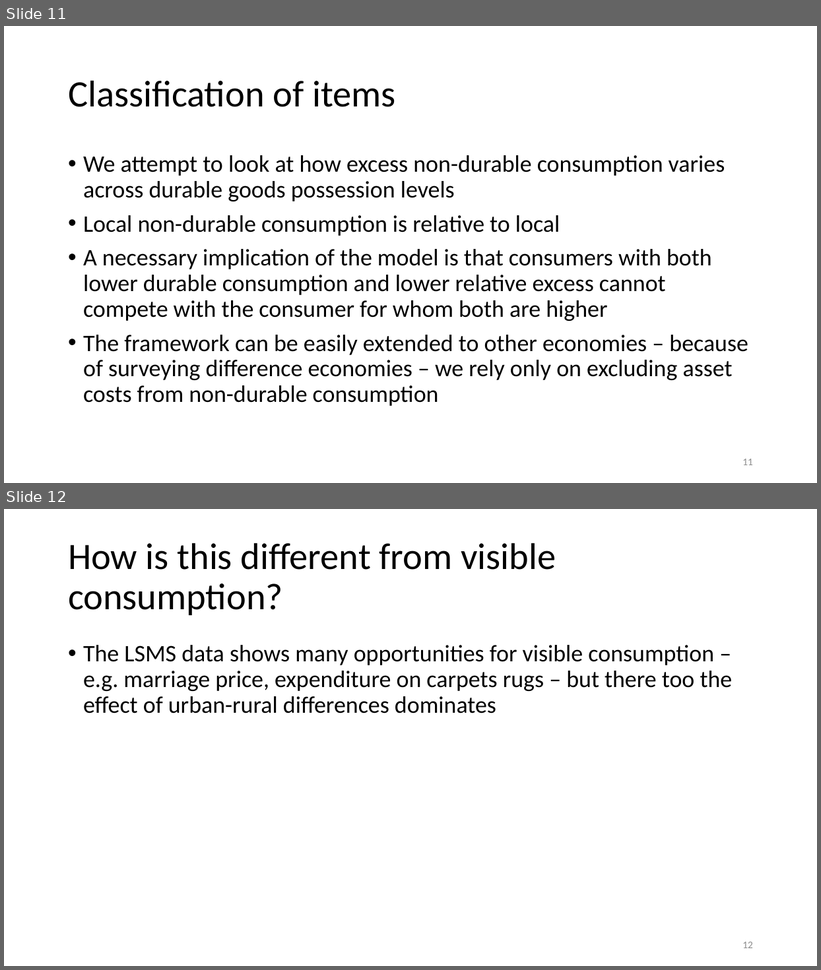
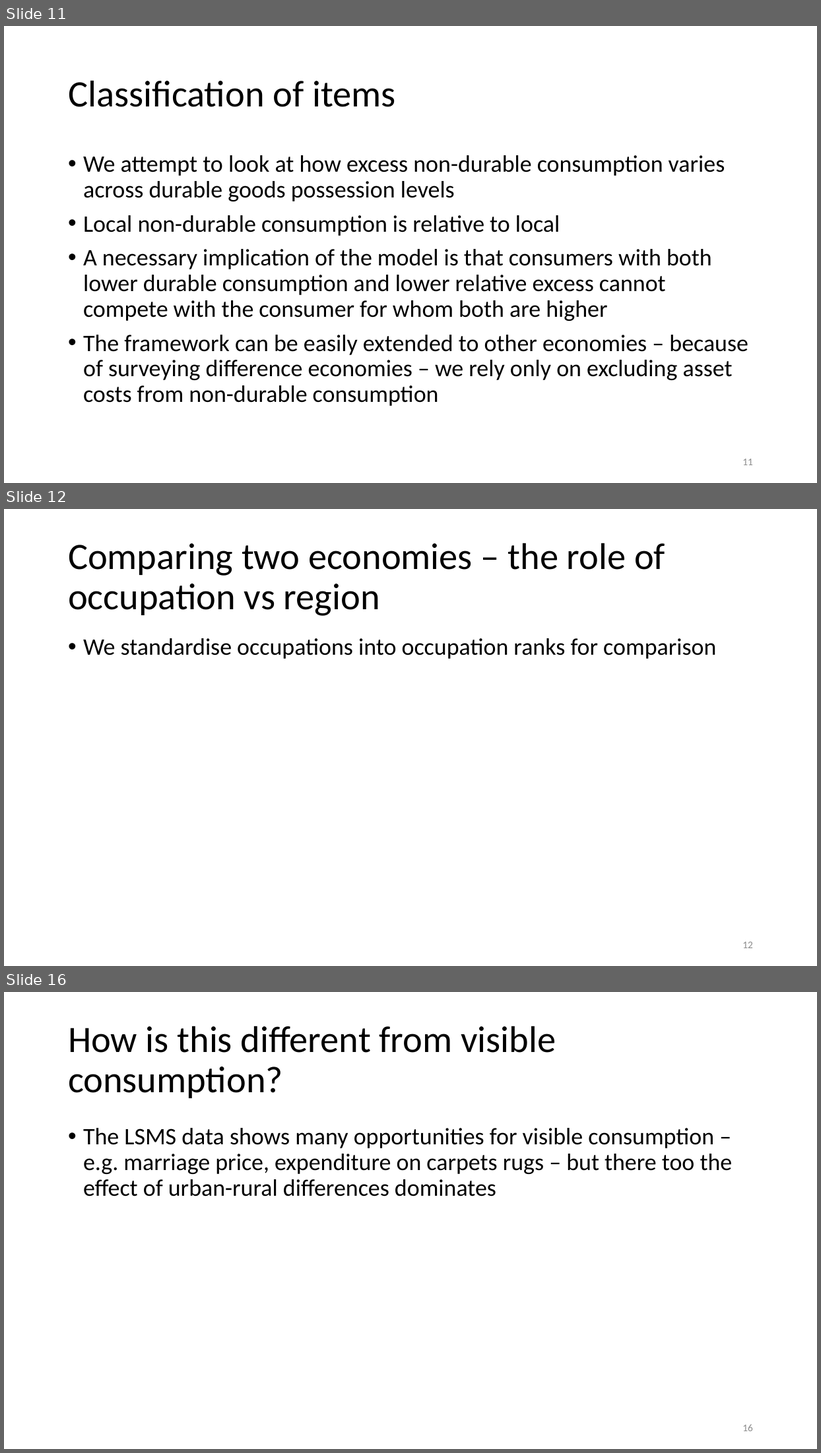
Before and after one commit to anuragr81/research, a slide deck: consumption/presentationOct2021.pptx. Shown one above the other, each under a label of ours: slides 11 and 12 before the commit, slides 11, 12 and 16 after it; the slides between them are not shown. The pictures are 821x970 and 821x1453 pixels, drawn with LibreOffice and Linux fonts; fonts in the diff are those of the drawing; background and template pictures are left out. Boxes give left, top, right and bottom in pixels: in the first picture for what was removed or moved away, otherwise in the second. Text is boxed around its words. In the diff, an @@ line names an element or a change of style, - is before the commit and + after.

```diff
--- a/consumption/presentationOct2021.pptx
+++ b/consumption/presentationOct2021.pptx
@@ slide 12 added at [4,509,817,966], background #FFFFFF @@
@@ title added at [68,543,665,616], 33 pt, text #000000 @@
+Comparing two economies – the role of occupation vs region
@@ text added at [83,638,716,659], 21 pt, text #000000 @@
+• We standardise occupations into occupation ranks for comparison
@@ page number added at [743,942,753,949], 9 pt, text #8C8C8C @@
+12
@@ what was slide 12 is now slide 16 @@
@@ page number at [743,1424,753,1432]: text changed @@
-12
+16
```
Also in this commit, not shown: 2 slides changed, 1 other slide added, 4 other files.
